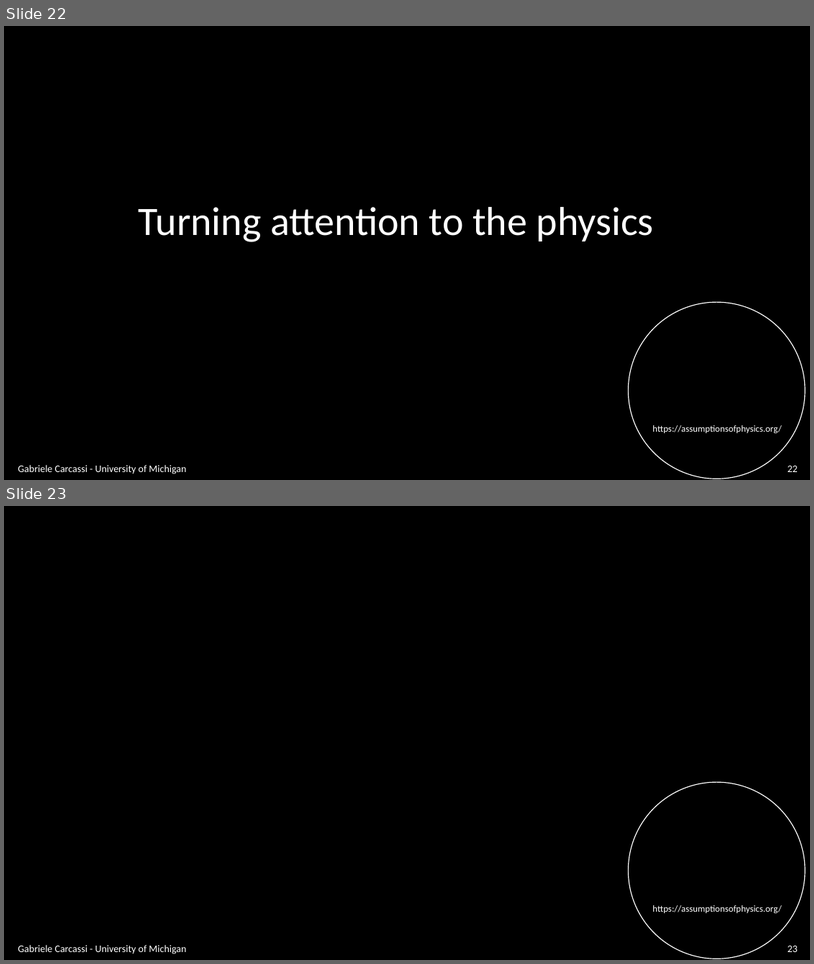
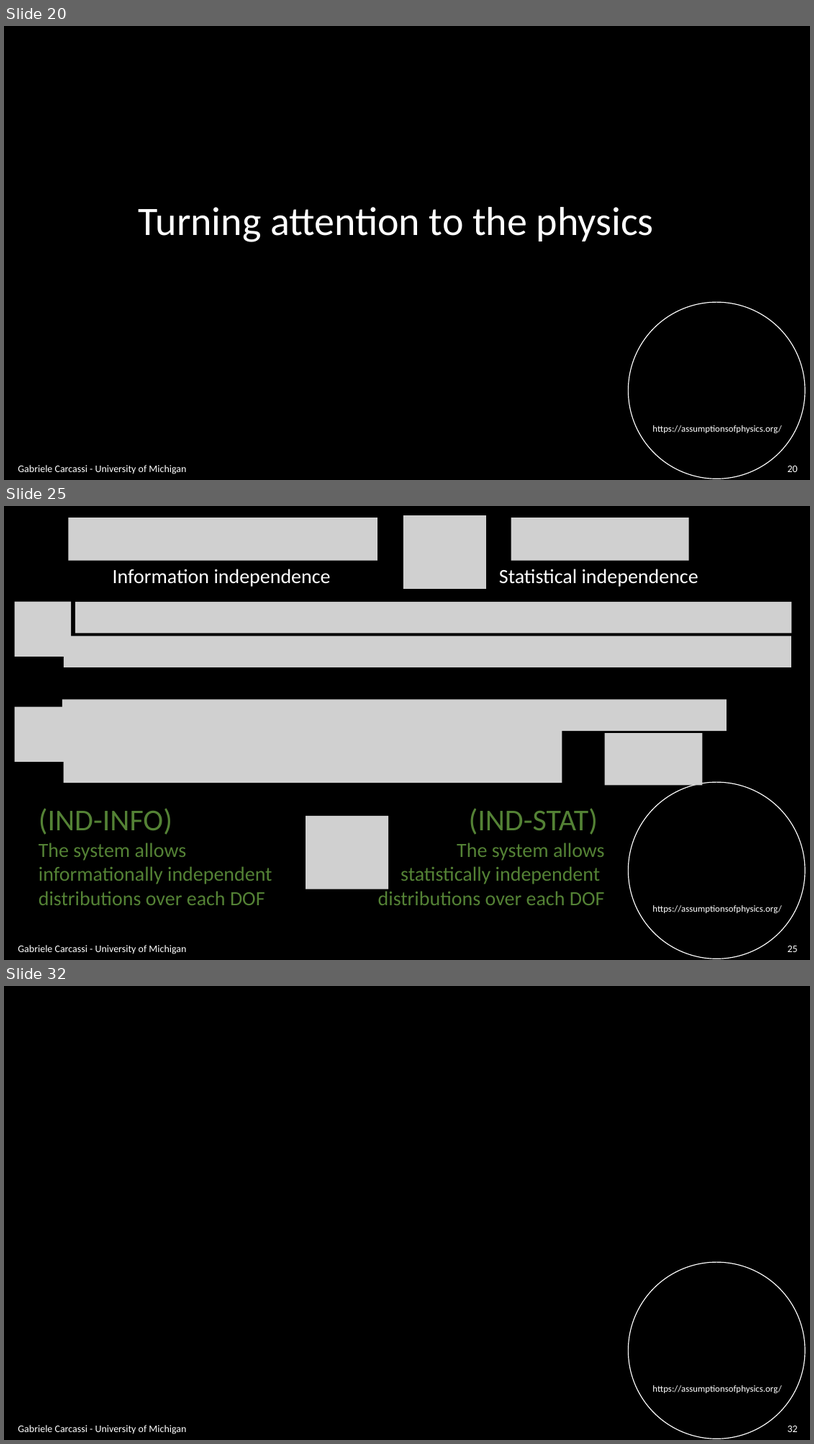
Before and after one commit to assumptionsofphysics/slides, a slide deck: BookCompanions-v2/RP-Class-4.pptx. Shown one above the other, each under a label of ours: slides 22 and 23 before the commit, slides 20, 25 and 32 after it; the slides between them are not shown. The pictures are 814x964 and 814x1444 pixels, drawn with LibreOffice and Linux fonts; fonts in the diff are those of the drawing; grey boxes stand for pictures; background and template pictures are left out. Boxes give left, top, right and bottom in pixels: in the first picture for what was removed or moved away, otherwise in the second. Text is boxed around its words. In the diff, an @@ line names an element or a change of style, - is before the commit and + after.

```diff
--- a/BookCompanions-v2/RP-Class-4.pptx
+++ b/BookCompanions-v2/RP-Class-4.pptx
@@ slide 25 added at <box>4,506,810,960</box>, background #000000; not listed: 2 template elements that a slide beside it also shows @@
@@ picture added at <box>68,518,377,561</box> @@
@@ picture added at <box>404,515,486,589</box> @@
@@ picture added at <box>512,518,689,561</box> @@
@@ text added at <box>113,569,331,587</box>, 24 pt, text #FFFFFF @@
+Information independence
@@ text added at <box>499,569,699,587</box>, 24 pt, text #FFFFFF @@
+Statistical independence
@@ picture added at <box>14,602,71,656</box> @@
@@ picture added at <box>75,602,792,633</box> @@
@@ picture added at <box>64,636,792,667</box> @@
@@ picture added at <box>62,699,727,731</box> @@
@@ picture added at <box>14,707,71,762</box> @@
@@ picture added at <box>64,731,563,782</box> @@
@@ picture added at <box>605,733,703,785</box> @@
@@ text added at <box>39,808,273,905</box>, 24 pt, text #548235 @@
+(IND-INFO)
+The system allows
+informationally independent
+distributions over each DOF
@@ text added at <box>378,808,605,905</box>, 24 pt, text #548235 @@
+(IND-STAT)
+The system allows
+statistically independent
+distributions over each DOF
@@ picture added at <box>306,816,388,889</box> @@
@@ text added at <box>18,944,186,954</box>, 12 pt, text #FFFFFF @@
+Gabriele Carcassi - University of Michigan
@@ page number added at <box>788,945,798,952</box>, 12 pt, text #FFFFFF @@
+25
@@ what was slide 22 is now slide 20 @@
@@ page number at <box>788,465,798,472</box>: text changed @@
-22
+20
@@ what was slide 23 is now slide 32 @@
@@ page number at <box>788,1425,798,1432</box>: text changed @@
-23
+32
```
Also in this commit, not shown: 20 slides changed, 8 other slides added.
